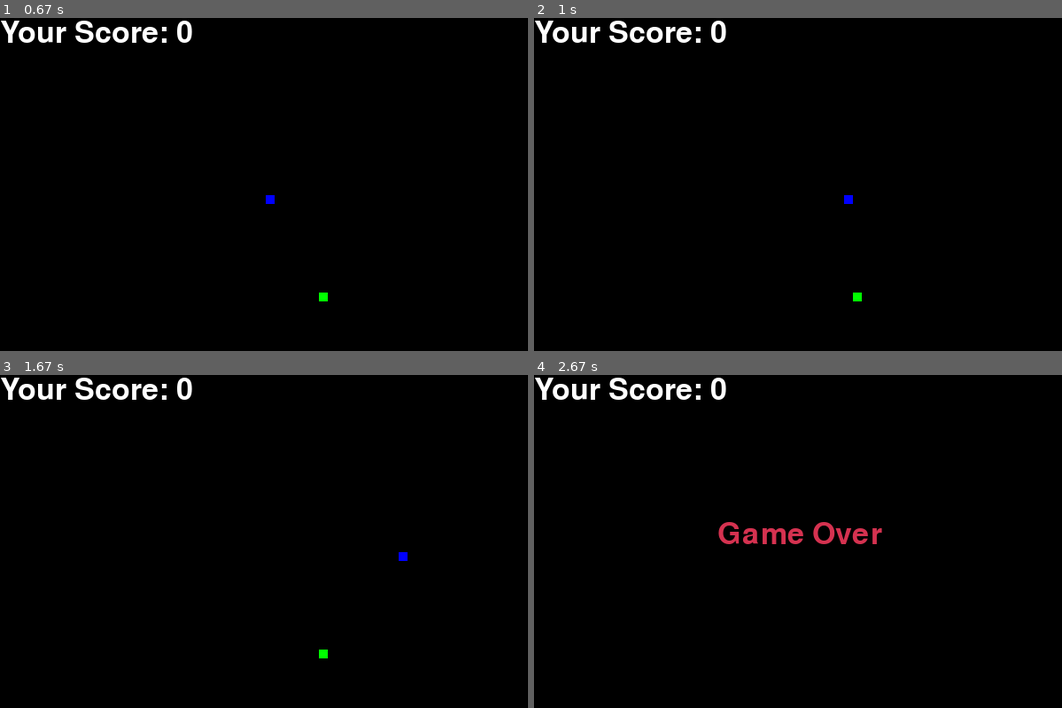
Above: before the commit, frames 1-4 (two rows, left to right).
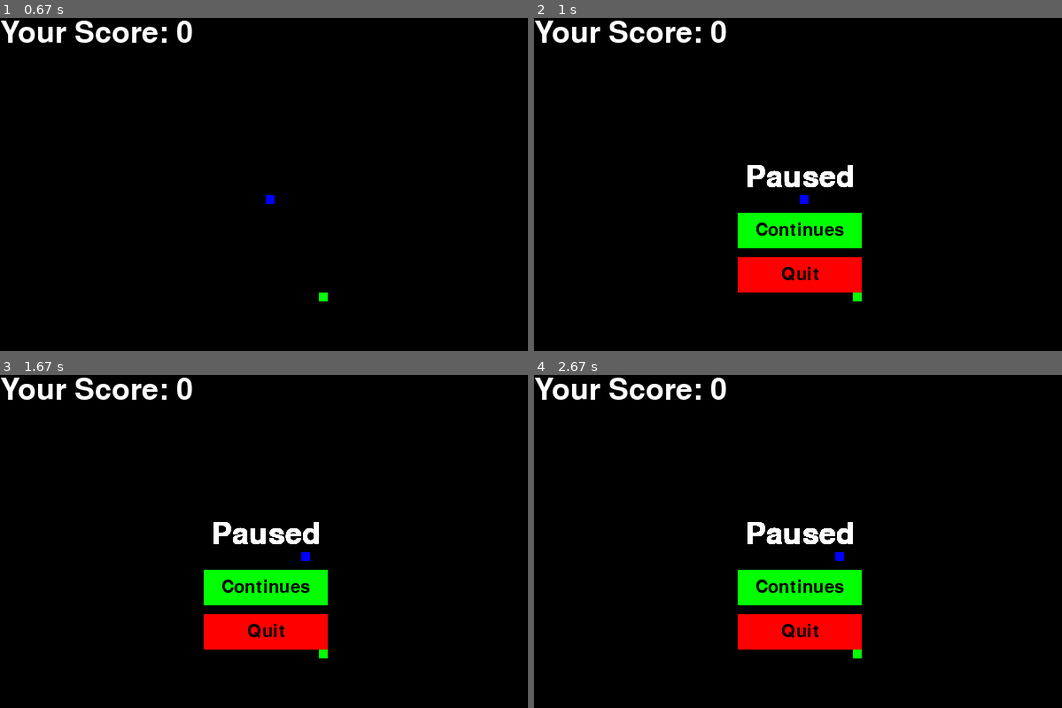
Above: after the commit, the same moments.

Repository: 18H04/BasicGame-python
Game: pygame game, started from pyGame/main.py
The game is run twice, just before and just after one commit, with the same random seed, the same clock (stepped at 60 frames per second) and the same inputs.
Inputs (mouse positions are in pixels of both pictures, inside the frame that each line leads up to):
- Up to frame 1 (0.67 s): click "Play" at 0.38 s
- Up to frame 2 (1 s): hold Esc from 0.67 s (still down); hold Right from 0.67 s (still down); move the mouse to (782, 211) at 0.7 s
- Up to frame 3 (1.67 s): release Esc at 1.13 s; release Right at 1.13 s; click (264, 588) at 1.22 s, where only the run after the commit has a clickable "Continues"; hold Esc from 1.5 s (still down); hold Right from 1.5 s (still down); move the mouse to (137, 554) at 1.53 s
- Up to frame 4 (2.67 s): release Esc at 1.97 s; release Right at 1.97 s; click (634, 498) at 2.05 s

Frame 1 is identical in both runs. In frame 2, 5.5% of the frame differs, in the area x 38-63%, y 44-83%; in frame 3, 5.5%; in frame 4, 6.1%, in the area x 34-66%, y 44-86%.

Commit message:
update-speed, paused

Diff:
--- a/pyGame/game.py
+++ b/pyGame/game.py
@@ -4,6 +4,12 @@
 import random
 from snake import our_snake, Your_score
 
+BLACK = (0, 0, 0)
+WHITE = (255, 255, 255)
+GREEN = (0, 255, 0)
+RED = (255, 0, 0)
+YELLOW = (255, 255, 0)
+
 # Show message
 def message(dis, msg, color, dis_width, dis_height):
     font_style = pygame.font.SysFont(None, 50)
@@ -15,9 +21,18 @@
 
 # Display Play button
 def display_play_button(dis_width, dis_height, dis):
-    pygame.draw.rect(dis, (0, 255, 0), [dis_width / 2 - 70, dis_height / 2 + 20, 140, 40])
-    button_font = pygame.font.SysFont(None, 30)
-    button_text = button_font.render("Play", True, (0, 0, 0))
+    pygame.draw.rect(dis, GREEN, [dis_width / 2 - 70, dis_height / 2 + 20, 140, 40])
+    button_font = pygame.font.SysFont(None, 30)
+    button_text = button_font.render("Play", True, BLACK)
+    button_rect = button_text.get_rect(center=(dis_width / 2, dis_height / 2 + 40))
+    dis.blit(button_text, button_rect)
+
+    pygame.display.update()
+
+def display_continues_button(dis_width, dis_height, dis):
+    pygame.draw.rect(dis, GREEN, [dis_width / 2 - 70, dis_height / 2 + 20, 140, 40])
+    button_font = pygame.font.SysFont(None, 30)
+    button_text = button_font.render("Continues", True, BLACK)
     button_rect = button_text.get_rect(center=(dis_width / 2, dis_height / 2 + 40))
     dis.blit(button_text, button_rect)
 
@@ -25,26 +40,28 @@
 
 # Display Quit button
 def display_quit_button(dis_width, dis_height, dis):
-    pygame.draw.rect(dis, (255, 0, 0), [dis_width / 2 - 70, dis_height / 2 + 70, 140, 40])
-    button_font = pygame.font.SysFont(None, 30)
-    button_text = button_font.render("Quit", True, (0, 0, 0))
+    pygame.draw.rect(dis, RED, [dis_width / 2 - 70, dis_height / 2 + 70, 140, 40])
+    button_font = pygame.font.SysFont(None, 30)
+    button_text = button_font.render("Quit", True, BLACK)
     button_rect = button_text.get_rect(center=(dis_width / 2, dis_height / 2 + 90))
     dis.blit(button_text, button_rect)
 
 # Display Replay button
 def display_replay_button(dis_width, dis_height, dis):
-    pygame.draw.rect(dis, (255, 255, 0), [dis_width / 2 - 70, dis_height / 2 + 20, 140, 40])
-    button_font = pygame.font.SysFont(None, 30)
-    button_text = button_font.render("Replay", True, (0, 0, 0))
+    pygame.draw.rect(dis, YELLOW, [dis_width / 2 - 70, dis_height / 2 + 20, 140, 40])
+    button_font = pygame.font.SysFont(None, 30)
+    button_text = button_font.render("Replay", True, BLACK)
     button_rect = button_text.get_rect(center=(dis_width / 2, dis_height / 2 + 40))
     dis.blit(button_text, button_rect)
 
 
 # Logic game
-def gameLoop(dis_width, dis_height, dis, pygame, clock, snake_block, snake_speed):
+def gameLoop(dis_width, dis_height, dis, pygame, clock, snake_block, initial_snake_speed):
     play_button_clicked = False
     quit_button_clicked = False
     replay_button_clicked = False
+    paused = False
+    snake_speed = initial_snake_speed
 
     while not play_button_clicked:
         for event in pygame.event.get():
@@ -59,7 +76,7 @@
                 if play_button_rect.collidepoint(mouseX, mouseY):
                     play_button_clicked = True
 
-        message(dis, "Snake Game", (255, 255, 255), dis_width, dis_height)
+        message(dis, "Snake Game", WHITE, dis_width, dis_height)
         display_play_button(dis_width, dis_height, dis)
         pygame.display.update()
 
@@ -113,6 +130,8 @@
             if event.type == pygame.QUIT:
                 game_over = True
             if event.type == pygame.KEYDOWN:
+                if event.key == pygame.K_ESCAPE:
+                    paused = not paused
                 if event.key == pygame.K_LEFT:
                     x1_change = -snake_block
                     y1_change = 0
@@ -126,12 +145,31 @@
                     y1_change = snake_block
                     x1_change = 0
 
+        while paused:
+            message(dis, "Paused", WHITE, dis_width, dis_height)
+            display_continues_button(dis_width, dis_height, dis)
+            display_quit_button(dis_width, dis_height, dis)
+            pygame.display.update()
+
+            for event in pygame.event.get():
+                if event.type == pygame.MOUSEBUTTONDOWN:
+                    mouseX, mouseY = pygame.mouse.get_pos()
+                    continue_button_rect = pygame.Rect(dis_width / 2 - 70, dis_height / 2 + 20, 140, 40)
+                    quit_button_rect = pygame.Rect(dis_width / 2 - 70, dis_height / 2 + 70, 140, 40)
+
+                    if continue_button_rect.collidepoint(mouseX, mouseY):
+                        paused = False
+                    elif quit_button_rect.collidepoint(mouseX, mouseY):
+                        quit_button_clicked = True
+                        game_over = True
+                        paused = False
+
         if x1 >= dis_width or x1 < 0 or y1 >= dis_height or y1 < 0:
             game_close = True
         x1 += x1_change
         y1 += y1_change
         dis.fill((0, 0, 0))
-        pygame.draw.rect(dis, (0, 255, 0), [foodx, foody, snake_block, snake_block])
+        pygame.draw.rect(dis, GREEN, [foodx, foody, snake_block, snake_block])
         snake_head = []
         snake_head.append(x1)
         snake_head.append(y1)
@@ -151,7 +189,6 @@
             message(dis, "Game Over", (213, 50, 80), dis_width, dis_height)
             Your_score(dis, length_of_snake - 1)
             pygame.display.update()
-            time.sleep(2)
 
         our_snake(dis, snake_block, snake_list)
         Your_score(dis, length_of_snake - 1)
@@ -163,6 +200,9 @@
             foody = round(random.randrange(0, dis_height - snake_block) / 10.0) * 10.0
             length_of_snake += 1
 
+            if length_of_snake % 5 == 0:
+                snake_speed += 1
+
         clock.tick(snake_speed)
 
     pygame.quit()
--- a/pyGame/main.py
+++ b/pyGame/main.py
@@ -11,6 +11,6 @@
 
 clock = pygame.time.Clock()
 snake_block = 10
-snake_speed = 15
+snake_speed = 10
 
 gameLoop(dis_width, dis_height, dis, pygame, clock, snake_block, snake_speed)
